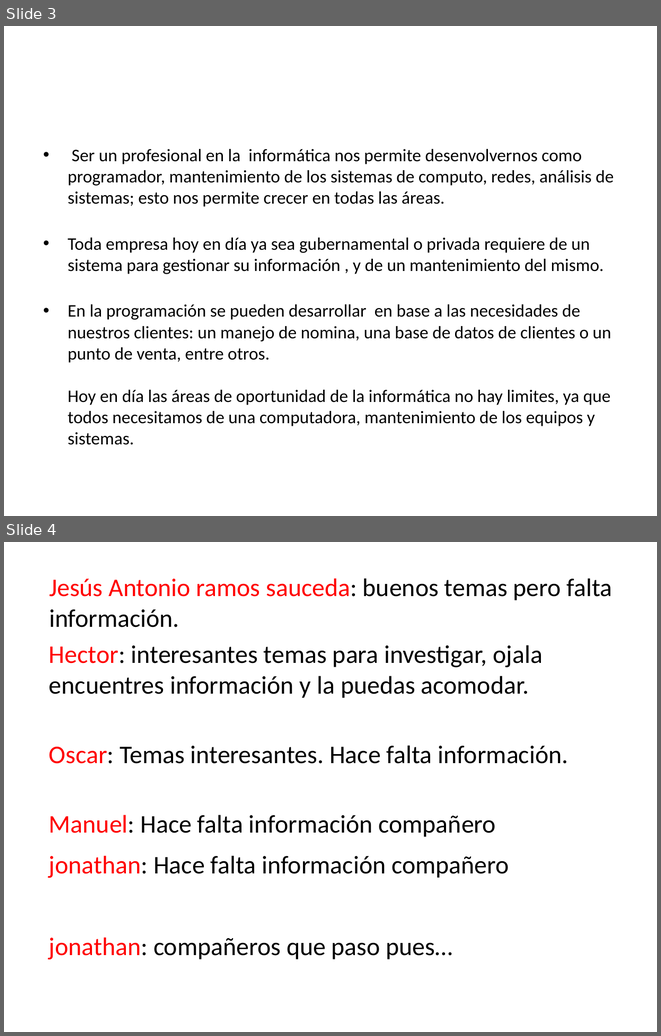
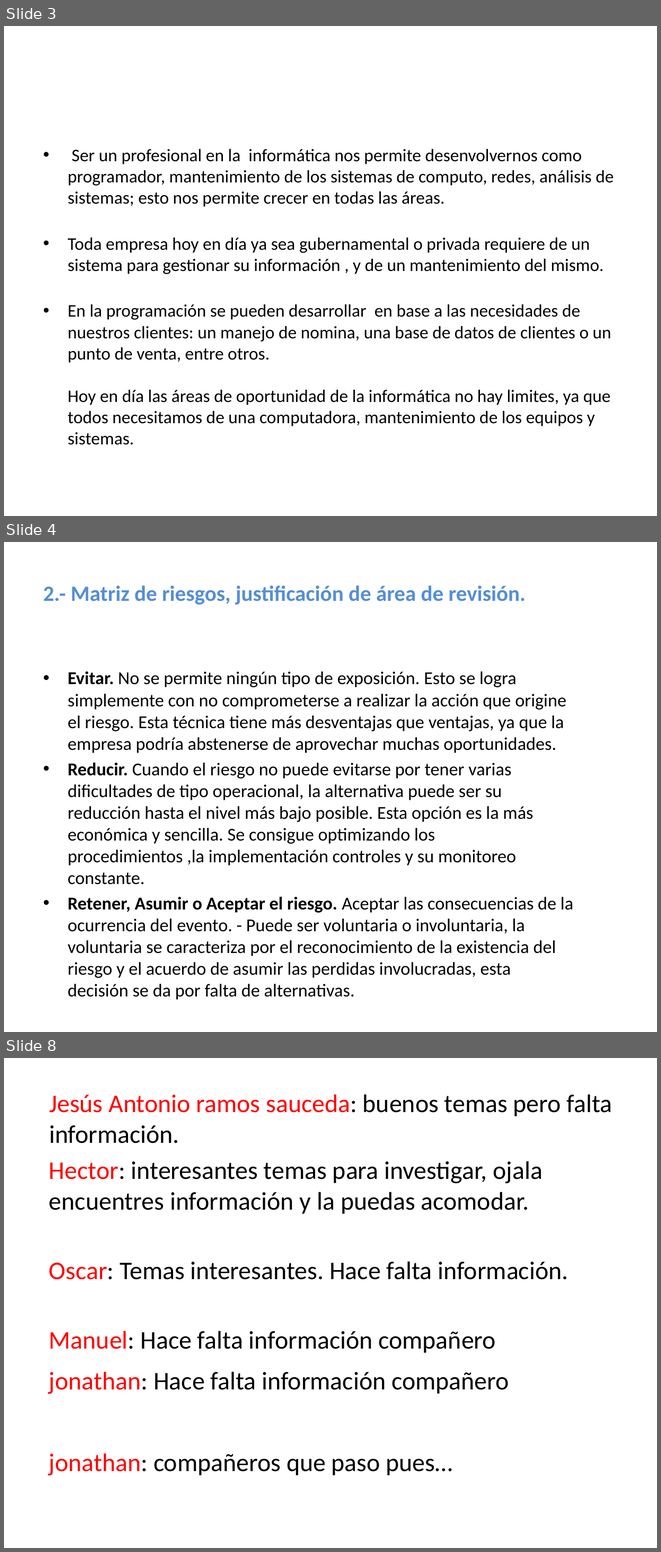
Before and after one commit to lc850/auditoria, a slide deck: 7 - Etapa de la justificación.pptx. Shown one above the other, each under a label of ours: slides 3 and 4 before the commit, slides 3, 4 and 8 after it; the slides between them are not shown. The pictures are 661x1036 and 661x1552 pixels, drawn with LibreOffice and Linux fonts; fonts in the diff are those of the drawing. Boxes give left, top, right and bottom in pixels: in the first picture for what was removed or moved away, otherwise in the second. Text is boxed around its words. In the diff, an @@ line names an element or a change of style, - is before the commit and + after.

```diff
--- a/7 - Etapa de la justificación.pptx
+++ b/7 - Etapa de la justificación.pptx
@@ slide 4 added at bbox=[4, 542, 657, 1032], background #FFFFFF @@
@@ title added at bbox=[43, 585, 526, 605], 24 pt, text #558ED5, bold @@
+  2.- Matriz de riesgos, justificación de área de revisión.
@@ text added at bbox=[68, 671, 573, 999], 20 pt, text #000000 @@
+• Evitar. No se permite ningún tipo de exposición. Esto se logra simplemente con no comprometerse a realizar la acción que origine el riesgo. Esta técnica tiene más desventajas que ventajas, ya que la empresa podría abstenerse de aprovechar muchas oportunidades.
+• Reducir. Cuando el riesgo no puede evitarse por tener varias dificultades de tipo operacional, la alternativa puede ser su reducción hasta el nivel más bajo posible. Esta opción es la más económica y sencilla. Se consigue optimizando los procedimientos ,la implementación controles y su monitoreo constante.
+• Retener, Asumir o Aceptar el riesgo. Aceptar las consecuencias de la ocurrencia del evento. - Puede ser voluntaria o involuntaria, la voluntaria se caracteriza por el reconocimiento de la existencia del riesgo y el acuerdo de asumir las perdidas involucradas, esta decisión se da por falta de alternativas.
@@ what was slide 4 is now slide 8 @@
```
Also in this commit, not shown: 2 slides changed, 3 other slides added.
